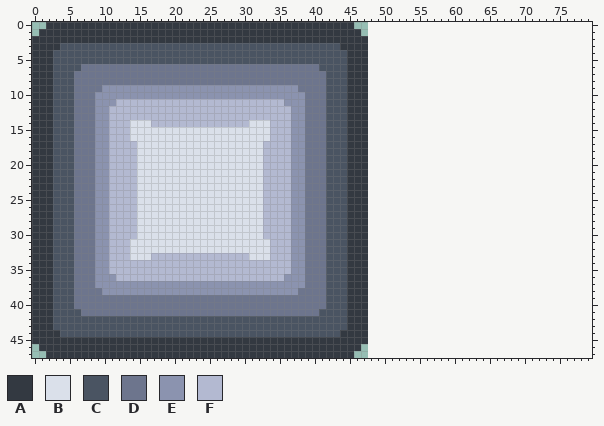
Edited in one commit: pixel-art file (assets/images/tileset.ase). Above: the version before the commit.
48x48 pixels, 1 frame. The old version is drawn lined up with the new one, on the new canvas.
Palette (. is transparent): A #333941  B #dae0ea  C #4a5462  D #6d758d  E #8b93af  F #b3b9d1
Pixels before (only the part around the change), first column x 35:
 0 AAAAAAAAAAA..................................
 1 AAAAAAAAAAAA.................................
 2 AAAAAAAAAAAAA................................
 3 CCCCCCCCCAAAA................................
 4 CCCCCCCCCCAAA................................
 5 CCCCCCCCCCAAA................................
 6 DDDDDDCCCCAAA................................
 7 DDDDDDDCCCAAA................................
 8 DDDDDDDCCCAAA................................
 9 EEEDDDDCCCAAA................................
10 EEEEDDDCCCAAA................................
11 FEEEDDDCCCAAA................................
12 FFEEDDDCCCAAA................................
13 FFEEDDDCCCAAA................................
14 FFEEDDDCCCAAA................................
15 FFEEDDDCCCAAA................................
16 FFEEDDDCCCAAA................................
17 FFEEDDDCCCAAA................................
18 FFEEDDDCCCAAA................................
19 FFEEDDDCCCAAA................................
20 FFEEDDDCCCAAA................................
21 FFEEDDDCCCAAA................................
22 FFEEDDDCCCAAA................................
23 FFEEDDDCCCAAA................................
24 FFEEDDDCCCAAA................................
25 FFEEDDDCCCAAA................................
26 FFEEDDDCCCAAA................................
27 FFEEDDDCCCAAA................................
28 FFEEDDDCCCAAA................................
29 FFEEDDDCCCAAA................................
30 FFEEDDDCCCAAA................................
31 FFEEDDDCCCAAA................................
32 FFEEDDDCCCAAA................................
33 FFEEDDDCCCAAA................................
34 FFEEDDDCCCAAA................................
35 FFEEDDDCCCAAA................................
36 FEEEDDDCCCAAA................................
The same view after the edit:
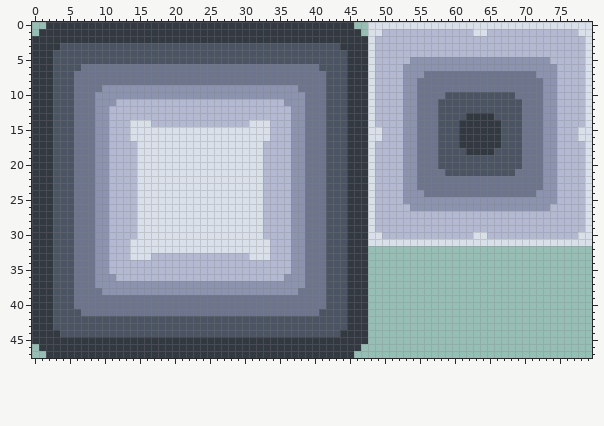
The exact change:
canvas 48x48 -> 80x48
Changed rows in their new state; - is an unchanged pixel.
first column x 48:
 0 BBBBBBBBBBBBBBBBBBBBBBBBBBBBBBBB
 1 BBFFFFFFFFFFFFFBBFFFFFFFFFFFFFBB
 2 BFFFFFFFFFFFFFFFFFFFFFFFFFFFFFFB
 3 BFFFFFFFFFFFFFFFFFFFFFFFFFFFFFFB
 4 BFFFFFFFFFFFFFFFFFFFFFFFFFFFFFFB
 5 BFFFFFEEEEEEEEEEEEEEEEEEEEFFFFFB
 6 BFFFFEEEEEEEEEEEEEEEEEEEEEEFFFFB
 7 BFFFFEEEDDDDDDDDDDDDDDDDEEEFFFFB
 8 BFFFFEEDDDDDDDDDDDDDDDDDDEEFFFFB
 9 BFFFFEEDDDDDDDDDDDDDDDDDDEEFFFFB
10 BFFFFEEDDDDCCCCCCCCCCDDDDEEFFFFB
11 BFFFFEEDDDCCCCCCCCCCCCDDDEEFFFFB
12 BFFFFEEDDDCCCCCCCCCCCCDDDEEFFFFB
13 BFFFFEEDDDCCCCAAAACCCCDDDEEFFFFB
14 BFFFFEEDDDCCCAAAAAACCCDDDEEFFFFB
15 BBFFFEEDDDCCCAAAAAACCCDDDEEFFFBB
16 BBFFFEEDDDCCCAAAAAACCCDDDEEFFFBB
17 BFFFFEEDDDCCCAAAAAACCCDDDEEFFFFB
18 BFFFFEEDDDCCCCAAAACCCCDDDEEFFFFB
19 BFFFFEEDDDCCCCCCCCCCCCDDDEEFFFFB
20 BFFFFEEDDDCCCCCCCCCCCCDDDEEFFFFB
21 BFFFFEEDDDDCCCCCCCCCCDDDDEEFFFFB
22 BFFFFEEDDDDDDDDDDDDDDDDDDEEFFFFB
23 BFFFFEEDDDDDDDDDDDDDDDDDDEEFFFFB
24 BFFFFEEEDDDDDDDDDDDDDDDDEEEFFFFB
25 BFFFFEEEEEEEEEEEEEEEEEEEEEEFFFFB
26 BFFFFFEEEEEEEEEEEEEEEEEEEEFFFFFB
27 BFFFFFFFFFFFFFFFFFFFFFFFFFFFFFFB
28 BFFFFFFFFFFFFFFFFFFFFFFFFFFFFFFB
29 BFFFFFFFFFFFFFFFFFFFFFFFFFFFFFFB
30 BBFFFFFFFFFFFFFBBFFFFFFFFFFFFFBB
31 BBBBBBBBBBBBBBBBBBBBBBBBBBBBBBBB
